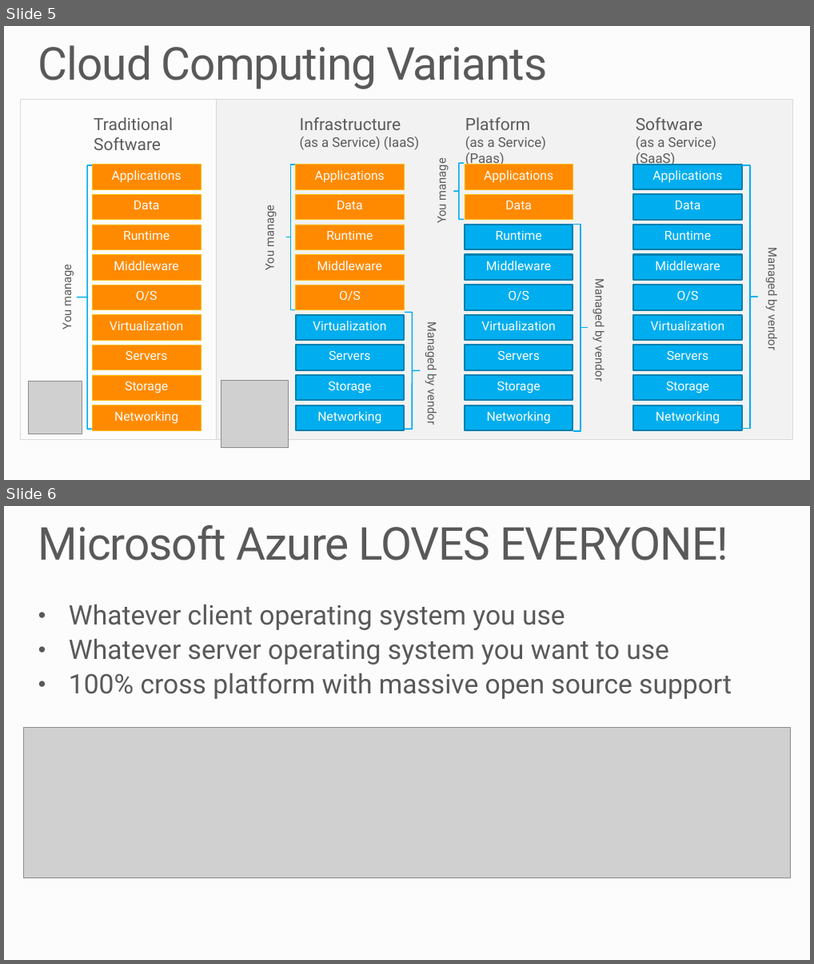
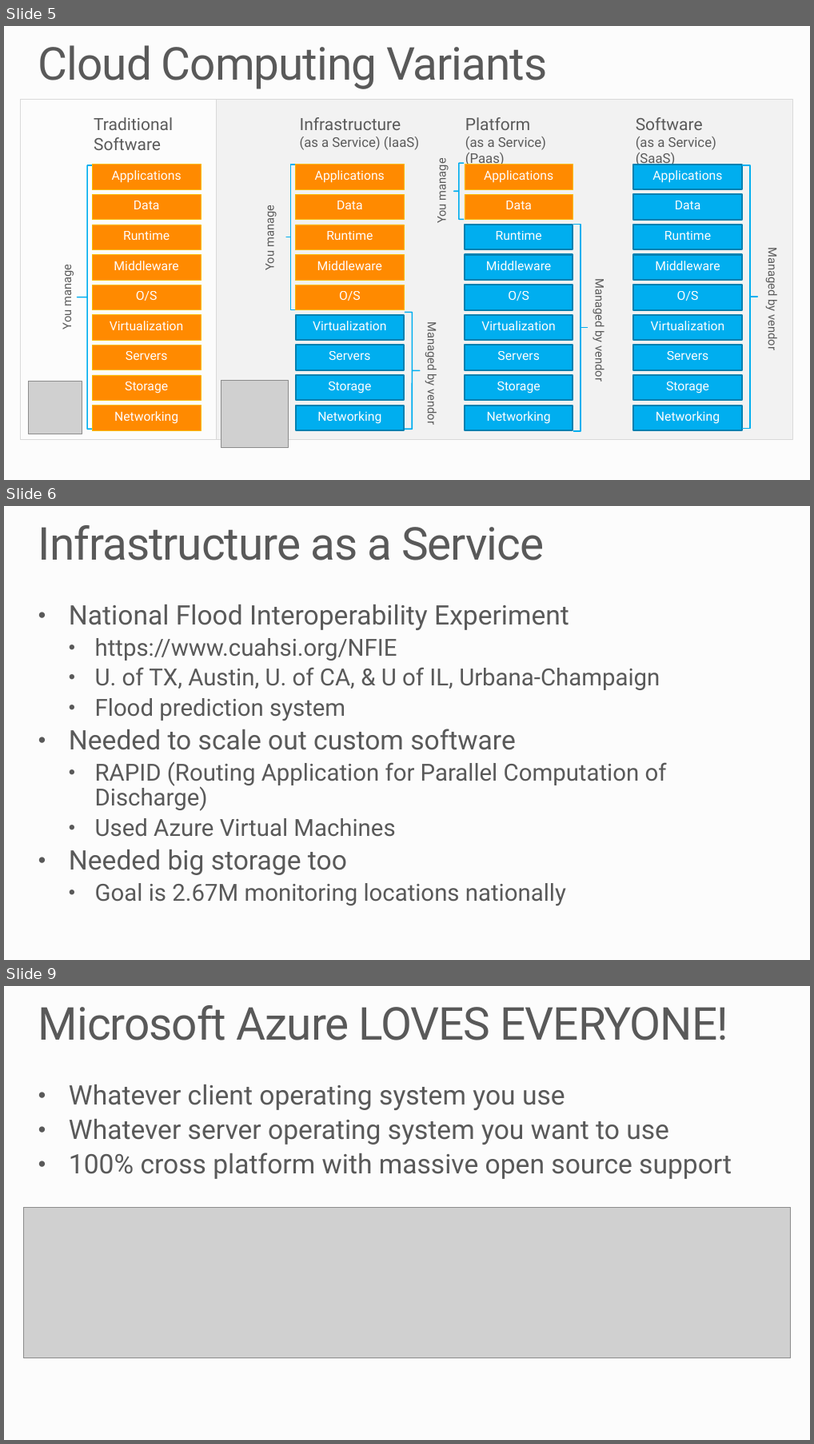
Before and after one commit to MSRConnections/Azure-training-course, a slide deck: Content/Introduction/Azure Overview.pptx. Shown one above the other, each under a label of ours: slides 5 and 6 before the commit, slides 5, 6 and 9 after it; the slides between them are not shown. The pictures are 814x964 and 814x1444 pixels, drawn with LibreOffice and Linux fonts; fonts in the diff are those of the drawing; grey boxes stand for pictures; background and template pictures are left out. Boxes give left, top, right and bottom in pixels: in the first picture for what was removed or moved away, otherwise in the second. Text is boxed around its words. In the diff, an @@ line names an element or a change of style, - is before the commit and + after.

```diff
--- a/Content/Introduction/Azure Overview.pptx
+++ b/Content/Introduction/Azure Overview.pptx
@@ slide 6 added at bbox=[4, 506, 810, 960], background #FCFCFC @@
@@ title added at bbox=[38, 525, 544, 560], 54 pt, text #595959 @@
+Infrastructure as a Service
@@ text added at bbox=[69, 604, 667, 905], 28 pt, text #595959 @@
+• National Flood Interoperability Experiment
+  • https://www.cuahsi.org/NFIE
+  • U. of TX, Austin, U. of CA, & U of IL, Urbana-Champaign
+  • Flood prediction system
+• Needed to scale out custom software
+  • RAPID (Routing Application for Parallel Computation of Discharge)
+  • Used Azure Virtual Machines
+• Needed big storage too
+  • Goal is 2.67M monitoring locations nationally
@@ what was slide 6 is now slide 9 @@
```
Also in this commit, not shown: 4 slides changed, 2 other slides added, 1 slide removed, 2 other files.
